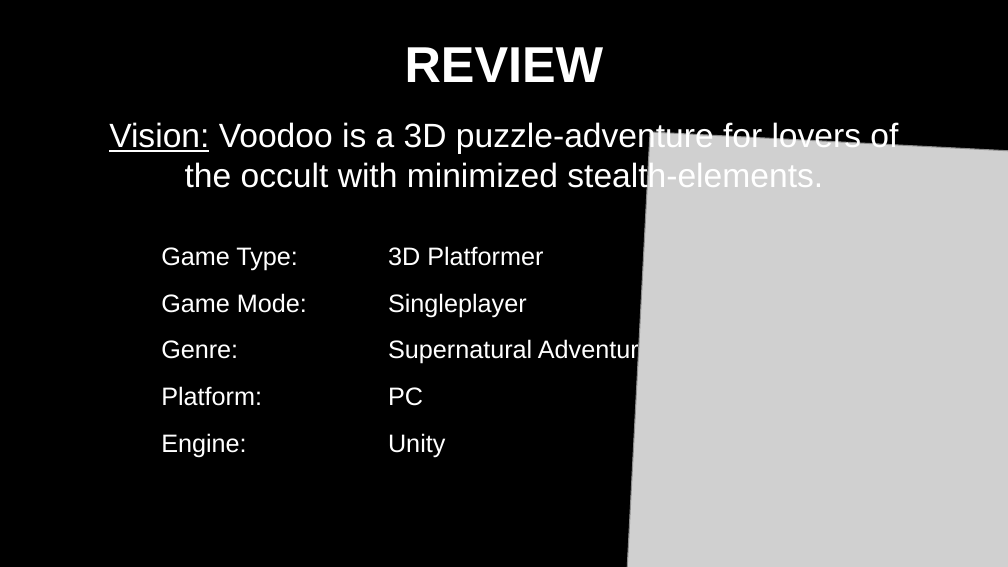
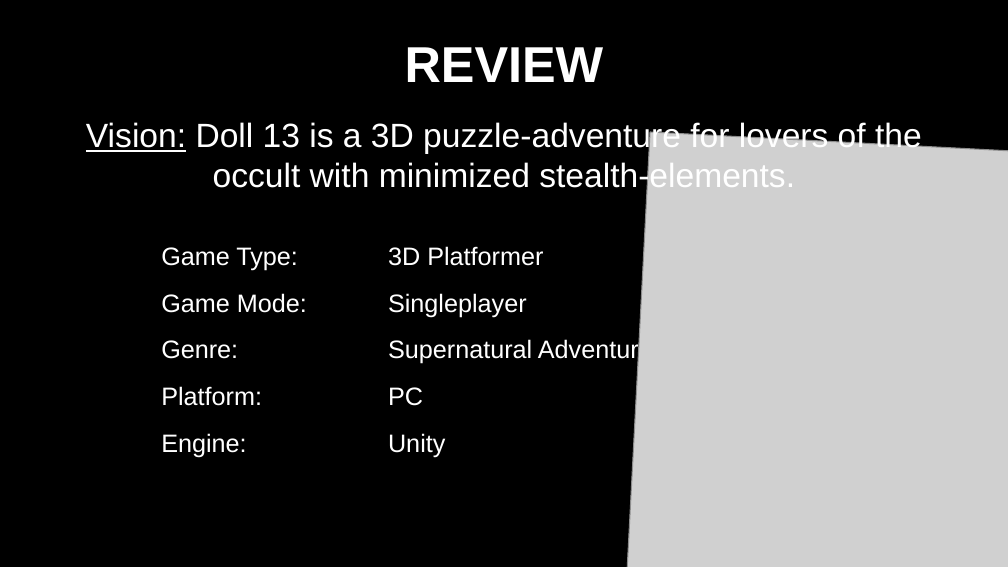
Before and after one commit to ArtjomProGrammer/Voodoo, a slide deck: slide 3 of _Organisation/Präsentation/Voodoo_PP2.pptx. Drawn at 1008x567 pixels with LibreOffice and Linux fonts; fonts in the diff are those of the drawing; grey boxes stand for pictures; background and template pictures are left out. Boxes give left, top, right and bottom in pixels: in the first picture for what was removed or moved away, otherwise in the second. Text is boxed around its words. In the diff, an @@ line names an element or a change of style, - is before the commit and + after.

Commit message:
PP Update

```diff
--- a/_Organisation/Präsentation/Voodoo_PP2.pptx
+++ b/_Organisation/Präsentation/Voodoo_PP2.pptx
@@ text at box(86, 120, 922, 194): text changed @@
-Vision: Voodoo is a 3D puzzle-adventure for lovers of the occult with minimized stealth-elements.
+Vision: Doll 13 is a 3D puzzle-adventure for lovers of the occult with minimized stealth-elements.
```
Also in this commit, not shown: 1 other slide changed.
